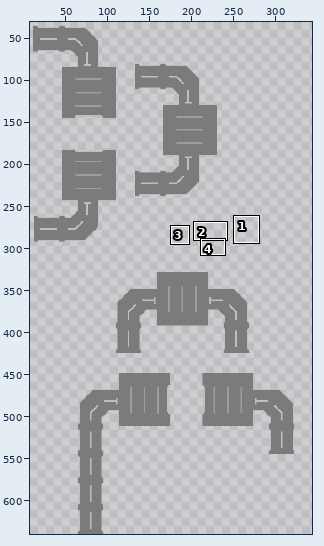
Pixel-art file, stored at Art/enemies/hitechbg.aseprite. The picture above shows the old version from afar; the outline marks the close-up.
Close-up. Before:
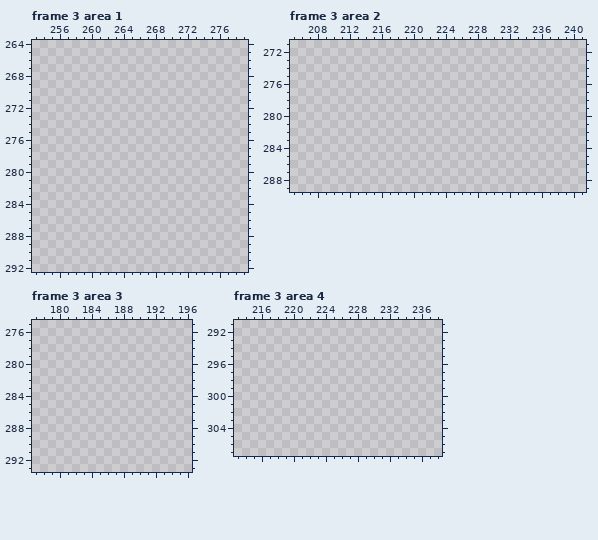
360x640 pixels, 3 frames. Colours within 5 levels of each other are drawn and written as one. Shown: frame 3 area 1: x 253..279, y 264..292; frame 3 area 2: x 205..241, y 271..289; frame 3 area 3: x 177..196, y 275..293; frame 3 area 4: x 213..238, y 291..307. The wide view leaves out empty margins. The commit also changed other frames or places, which this record leaves out.
After the commit:
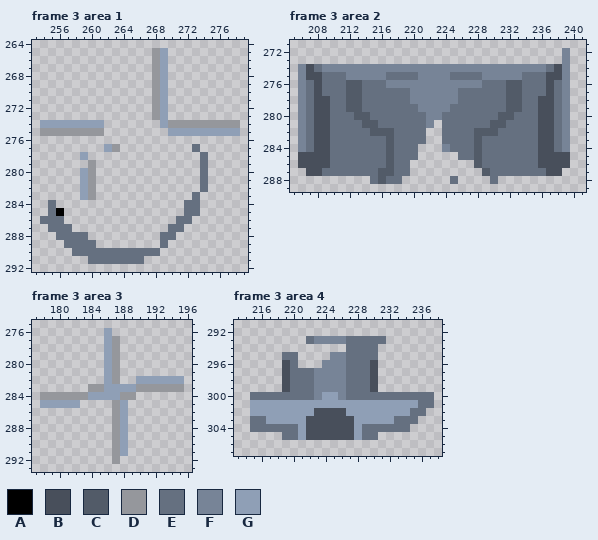
Palette (. is transparent): A #000000  B #484f5b  C #525b68  D #95979c  E #657080  F #778497  G #8f9fb6
What changed:
Changed rows in their new state; - is an unchanged pixel.
Frame 3 area 1:
first column x 254:
265 --------------DG---------
266 --------------DG---------
267 --------------DG---------
268 --------------DG---------
269 --------------DG---------
270 --------------DG---------
271 --------------DG---------
272 --------------DG---------
273 --------------DG---------
274 GGGGGGGG-------GDDDDDDDDD
275 DDDDDDDD--------GGGGGGGGG
277 --------GD---------E-----
278 -----G--------------E----
279 ------D-------------E----
280 -----GD-------------E----
281 -----GD-------------E----
282 -----GD-------------E----
283 -----GD------------E-----
284 -E----------------EE-----
285 -EA---------------EE-----
286 EEE--------------EE------
287 -EEE------------EE-------
288 --EEEE---------EE--------
289 ---EEEE--------E---------
290 ----EEEEEEEEEEE----------
291 ------EEEEEEE------------
Frame 3 area 2:
first column x 206:
272 ---------------------------------F
273 ---------------------------------F
274 FBEFFFFFFFFFFFFFFFFFFFFFFFFFFFFEBF
275 FBBEEEFFFFFEEEEFFFFEEEEFFFFFEEEBBF
276 FEBEEECCEEEFFFFFFFFFFFFEEECCEEEBEF
277 FEBEEECCEEEEEEFFFFFFEEEEEECCEEEBEF
278 FEBBEECCEEEEEEFFFFFFEEEEEECCEEBBEF
279 FEBBEECCEEEEEEEFFFFEEEEEEECCEEBBEF
280 FEBBEEECCEEEEEEEFFEEEEEEECCEEEBBEF
281 FEBBEEEECCEEEEEEF-EEEEEECCEEEEBBEF
282 FEBBEEEEECCCEEEE--EEEECCCEEEEEBBEF
283 FEBBEEEEEEECEEEE--EEEECEEEEEEEBBEF
284 FEBBEEEEEEECEEE---FEEECEEEEEEEBBEF
285 BBBBEEEEEEECEEE-----EECEEEEEEEBBBB
286 BBBBEEEEEEECEE--------CEEEEEEEBBBB
287 -BBEEEEEEECCEE---------CEEEEEEEBB-
288 ---------ECEE------E----E---------
Frame 3 area 3:
first column x 178:
276 --------G---------
277 --------GD--------
278 --------GD--------
279 --------GD--------
280 --------GD--------
281 --------GD--------
282 --------GD--GGGGGG
283 ------DDGGGGDDDDDD
284 DDDDDDGGGGDD------
285 GGGGG----DG-------
286 ---------DG-------
287 ---------DG-------
288 ---------DG-------
289 ---------DG-------
290 ---------DG-------
291 ---------DG-------
292 ---------D--------
Frame 3 area 4:
first column x 215:
293 -------EFFFFEEEEE------
294 ------------EEEE-------
295 ----EE----FFEEEE-------
296 ----BE---FFFEEEB-------
297 ----BEEEFFFFEEEB-------
298 ----BEEEFFFFEEEB-------
299 ----BEEEFFFFEEEB-------
300 EEEEEEEEFGGFEEEEEEEEEEE
301 GGGGGGGGGGGGGGGGGGGGGEE
302 GGGGGGGGBBBBGGGGGGGGEE-
303 EEGGGGGBBBBBBGGGGGEEE--
304 EEEEEEGBBBBBBGEEEEEE---
305 ----EEGBBBBBBGEE-------
